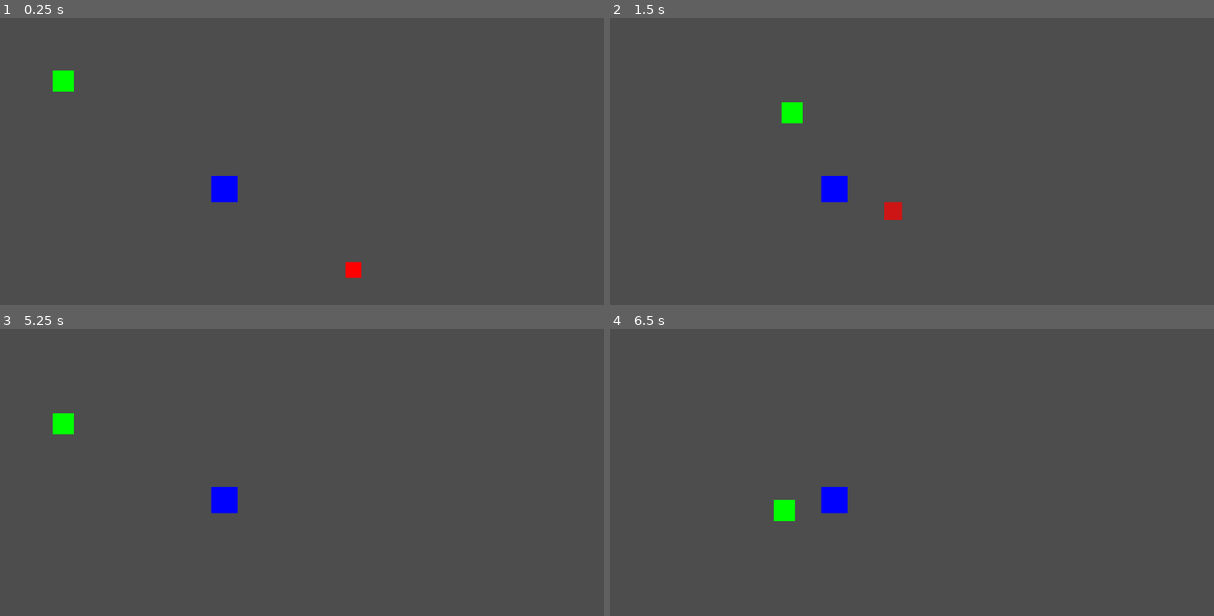
Above: before the commit, frames 1-4 (two rows, left to right).
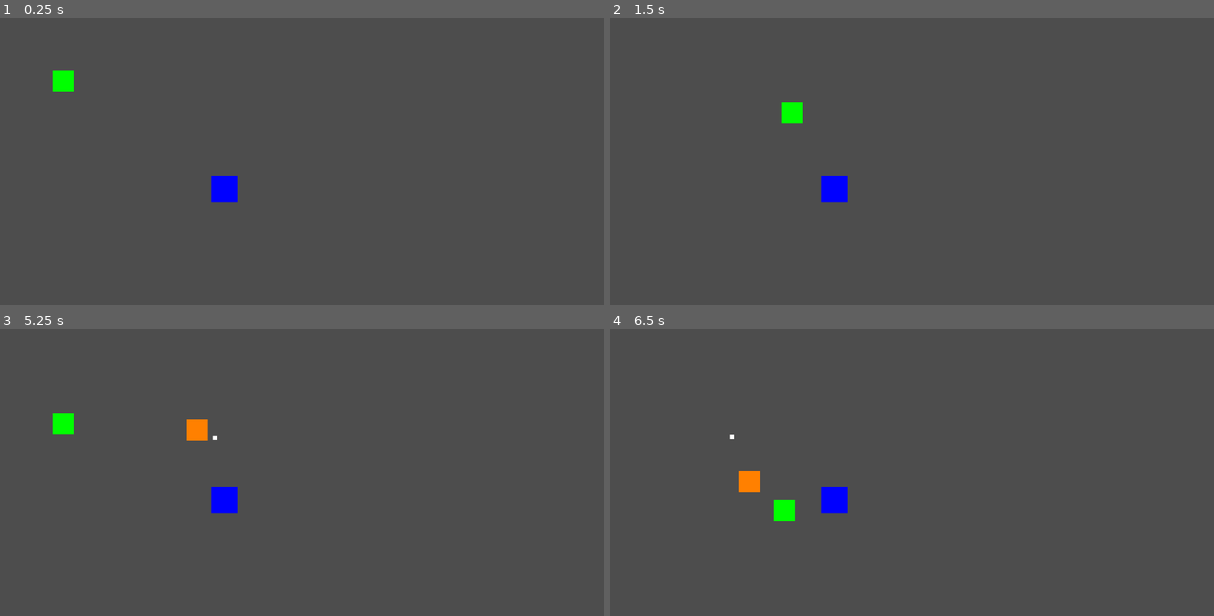
Above: after the commit, the same moments.

Repository: Sephon/testaiproject
Game: Godot game, scene res://Main.tscn
The game is run twice, just before and just after one commit, with the same random seed, the same clock (stepped at 60 frames per second) and the same inputs.
Inputs:
- Up to frame 1 (0.25 s): no input
- Up to frame 2 (1.5 s): hold Right (ui_right) 0.53-1.28 s; hold Down (ui_down) from 1.28 s (still down)
- Up to frame 3 (5.25 s): release Down (ui_down) at 2.03 s; hold Right (ui_right) 2.03-2.78 s; hold Up (ui_up) 2.78-3.53 s; hold Left (ui_left) 3.53-5.03 s; hold Down (ui_down) from 5.03 s (still down)
- Up to frame 4 (6.5 s): release Down (ui_down) at 5.78 s; hold Right (ui_right) from 5.78 s (still down)

The runs differ from the first frame. In frame 1, 0.2% of the frame differs, in the area x 57-60%, y 84-91%; in frame 2, 0.2%; in frame 3, 0.3%; in frame 4, 0.3%, in the area x 19-25%, y 36-57%.

Commit message:
Added spawning enemies from own scene

Diff:
--- a/testaiproject/Bullet.gd
+++ b/testaiproject/Bullet.gd
@@ -18,23 +18,36 @@
 	collision_shape.shape = shape
 	add_child(collision_shape)
 
+	# Set up collision properties
+	monitoring = true
+	monitorable = true
+	collision_layer = 1
+	collision_mask = 1
+
+	# Connect body_entered signal
+	body_entered.connect(_on_body_entered)
+
 	print("Bullet ready with collision shape")
 
 func _process(delta):
 	position += velocity * delta
 
 	# Check for collision with enemy using distance
-	var enemy = get_node_or_null("/root/Main/Enemy")
-	if enemy and not enemy.is_queued_for_deletion():
-		var distance = position.distance_to(enemy.position)
-		if distance < collision_radius + 15:  # 15 is approximate enemy radius
-			print("Bullet hit enemy! Distance: ", distance)
-			# Get the main scene to handle the explosion
-			var main = get_node("/root/Main")
-			if main:
-				main.start_explosion()
-			queue_free()  # Remove the bullet
+	for enemy in get_tree().get_nodes_in_group("enemies"):
+		if enemy and not enemy.is_queued_for_deletion():
+			var distance = position.distance_to(enemy.position)
+			if distance < collision_radius + 15:  # 15 is approximate enemy radius
+				print("Bullet hit enemy! Distance: ", distance)
+				enemy.start_explosion()  # Call the enemy's explosion function
+				queue_free()  # Remove the bullet
+				return
 
 	# Remove bullet if it goes off screen
 	if position.x < -100 or position.x > 1200 or position.y < -100 or position.y > 800:
 		queue_free()
+
+func _on_body_entered(body):
+	if body.is_in_group("enemies"):
+		print("Bullet hit enemy through signal!")
+		body.start_explosion()
+		queue_free()
--- /dev/null
+++ b/testaiproject/Enemy.gd
@@ -0,0 +1,46 @@
+extends Area2D
+
+var speed = 150
+var collision_radius = 15
+var exploding = false
+var explosion_time = 0.0
+var explosion_duration = 0.3
+
+func _ready():
+	body_entered.connect(_on_body_entered)
+
+	print("Enemy ready with collision shape")
+
+func _process(delta):
+	if not exploding:
+		# Get reference to player
+		var player = get_node_or_null("/root/Main/Player")
+		if player and not player.is_queued_for_deletion():
+			# Calculate direction to player
+			var direction = (player.position - position).normalized()
+			# Move towards player
+			position += direction * speed * delta
+	else:
+		# Handle explosion effect
+		explosion_time += delta
+		var progress = explosion_time / explosion_duration
+
+		# Scale up and fade out
+		scale = Vector2.ONE * (1.0 + progress * 0.5)  # Scale up to 1.5x
+		modulate.a = 1.0 - progress  # Fade out
+
+		if explosion_time >= explosion_duration:
+			print("Enemy destroyed after explosion")
+			queue_free()
+
+func _on_body_entered(body):
+	print("Enemy _on_body_entered called with: ", body.name)  # Debug print
+	if body is Area2D and not exploding:  # Check if it's a bullet
+		print("Enemy hit by bullet!")
+		start_explosion()
+		body.queue_free()  # Remove the bullet
+
+func start_explosion():
+	print("Enemy start_explosion called")  # Debug print
+	exploding = true
+	explosion_time = 0.0
--- /dev/null
+++ b/testaiproject/Enemy.tscn
@@ -0,0 +1,19 @@
+[gd_scene load_steps=3 format=3 uid="uid://cvx44p0stk4bi"]
+
+[ext_resource type="Script" path="res://Enemy.gd" id="1_ft3p3"]
+
+[sub_resource type="RectangleShape2D" id="RectangleShape2D_gc20d"]
+size = Vector2(40, 40)
+
+[node name="Area2D" type="Area2D"]
+script = ExtResource("1_ft3p3")
+
+[node name="CollisionShape2D" type="CollisionShape2D" parent="."]
+shape = SubResource("RectangleShape2D_gc20d")
+
+[node name="ColorRect" type="ColorRect" parent="."]
+offset_left = -20.0
+offset_top = -20.0
+offset_right = 20.0
+offset_bottom = 20.0
+color = Color(1, 0.501961, 0, 1)
--- a/testaiproject/Main.gd
+++ b/testaiproject/Main.gd
@@ -1,20 +1,20 @@
 extends Node2D
 
 var player_speed = 300
-var enemy_speed = 150
 var tower_range = 200
 var bullet_speed = 400
 var bullet_scene = preload("res://Bullet.tscn")
+var enemy_scene = preload("res://Enemy.tscn")
+
+# Spawn variables
+var spawn_timer = 0.0
+var spawn_interval = 5.0  # Spawn every 5 seconds
+var min_spawn_distance = 100  # Minimum distance from player/tower
+var screen_margin = 50  # Keep enemies away from screen edges
 
 # Turret cooldown variables
 var last_shot_time = 0.0
 var shot_cooldown = 0.5  # Time between shots in seconds
-
-# Enemy variables
-var enemy_exploding = false
-var enemy_explosion_time = 0.0
-var enemy_explosion_duration = 0.3  # Duration of explosion effect in seconds
-var enemy_destroyed = false  # New variable to track if enemy is destroyed
 
 # Player variables
 var player_dead = false
@@ -27,22 +27,6 @@
 	# Initialize game objects
 	$Player.position = Vector2(100, 100)
 	$Tower.position = Vector2(400, 300)
-	$Enemy.position = Vector2(700, 500)
-
-	# Print collision setup information
-	print("Player setup:")
-	print("- Is Area2D: ", $Player is Area2D)
-	print("- Monitoring: ", $Player.monitoring)
-	print("- Monitorable: ", $Player.monitorable)
-	print("- Collision Layer: ", $Player.collision_layer)
-	print("- Collision Mask: ", $Player.collision_mask)
-
-	print("\nEnemy setup:")
-	print("- Is Area2D: ", $Enemy is Area2D)
-	print("- Monitoring: ", $Enemy.monitoring)
-	print("- Monitorable: ", $Enemy.monitorable)
-	print("- Collision Layer: ", $Enemy.collision_layer)
-	print("- Collision Mask: ", $Enemy.collision_mask)
 
 	# Connect the player's body_entered signal
 	if $Player is Area2D:
@@ -55,6 +39,13 @@
 
 # Called every frame. 'delta' is the elapsed time since the previous frame.
 func _process(delta: float) -> void:
+	# Handle enemy spawning
+	if not player_dead:
+		spawn_timer += delta
+		if spawn_timer >= spawn_interval:
+			spawn_timer = 0
+			spawn_enemy()
+
 	if not player_dead:
 		# Player movement
 		var input_dir = Vector2.ZERO
@@ -72,13 +63,13 @@
 			if is_instance_valid($Player):
 				$Player.position += input_dir * player_speed * delta
 
-		# Check if player and enemy are touching
-		if is_instance_valid($Player) and is_instance_valid($Enemy):
-			var distance = $Player.position.distance_to($Enemy.position)
-			if distance < 30:  # If they're close enough to be touching
-				print("Objects are touching! Distance: ", distance)
-				# Try to trigger collision manually
-				_on_player_body_entered($Enemy)
+		# Check for enemies touching player
+		for enemy in get_tree().get_nodes_in_group("enemies"):
+			if is_instance_valid(enemy) and is_instance_valid($Player):
+				var distance = $Player.position.distance_to(enemy.position)
+				if distance < 30:  # If they're close enough to be touching
+					print("Player touching enemy! Distance: ", distance)
+					_on_player_body_entered(enemy)
 	elif not player_destroyed:
 		# Handle player explosion effect
 		player_explosion_time += delta
@@ -96,75 +87,73 @@
 				$Player.queue_free()
 			player_destroyed = true
 
-	# Enemy movement and explosion effect
-	if not enemy_exploding and is_instance_valid($Enemy):
-		# Normal enemy movement
-		if is_instance_valid($Player):
-			var direction = ($Player.position - $Enemy.position).normalized()
-			$Enemy.position += direction * enemy_speed * delta
-	elif not enemy_destroyed:
-		# Handle explosion effect
-		enemy_explosion_time += delta
-		var progress = enemy_explosion_time / enemy_explosion_duration
-		print("Explosion progress: ", progress)
+	# Tower shooting with cooldown
+	var current_time = Time.get_ticks_msec() / 1000.0  # Convert to seconds
+	if (current_time - last_shot_time) >= shot_cooldown:
+		# Find closest enemy in range
+		var closest_enemy = null
+		var closest_distance = tower_range
 
-		# Scale up and fade out
-		if is_instance_valid($Enemy):
-			$Enemy.scale = Vector2.ONE * (1.0 + progress * 0.5)  # Scale up to 1.5x
-			$Enemy.modulate.a = 1.0 - progress  # Fade out
+		for enemy in get_tree().get_nodes_in_group("enemies"):
+			if is_instance_valid(enemy):
+				var distance = $Tower.position.distance_to(enemy.position)
+				if distance < closest_distance:
+					closest_enemy = enemy
+					closest_distance = distance
 
-		if enemy_explosion_time >= enemy_explosion_duration:
-			print("Enemy destroyed after explosion")
-			if is_instance_valid($Enemy):
-				$Enemy.queue_free()
-			enemy_destroyed = true
-
-	# Tower shooting with cooldown
-	if is_instance_valid($Enemy) and is_instance_valid($Tower):
-		var distance_to_enemy = $Tower.position.distance_to($Enemy.position)
-		var current_time = Time.get_ticks_msec() / 1000.0  # Convert to seconds
-
-		if distance_to_enemy < tower_range and (current_time - last_shot_time) >= shot_cooldown:
-			shoot_at_enemy()
+		if closest_enemy:
+			shoot_at_enemy(closest_enemy)
 			last_shot_time = current_time
 
-func shoot_at_enemy():
-	if not is_instance_valid($Enemy) or not is_instance_valid($Player) or not is_instance_valid($Tower):
+func get_valid_spawn_position() -> Vector2:
+	var viewport_size = get_viewport_rect().size
+	var max_attempts = 10
+	var position = Vector2.ZERO
+
+	for i in range(max_attempts):
+		# Generate random position within screen bounds (with margin)
+		position = Vector2(
+			randf_range(screen_margin, viewport_size.x - screen_margin),
+			randf_range(screen_margin, viewport_size.y - screen_margin)
+		)
+
+		# Check distance from player and tower
+		var valid_position = true
+		if is_instance_valid($Player):
+			if position.distance_to($Player.position) < min_spawn_distance:
+				valid_position = false
+		if is_instance_valid($Tower):
+			if position.distance_to($Tower.position) < min_spawn_distance:
+				valid_position = false
+
+		if valid_position:
+			return position
+
+	# If no valid position found, return a default position far from center
+	return Vector2(viewport_size.x - screen_margin, viewport_size.y - screen_margin)
+
+func spawn_enemy():
+	var new_enemy = enemy_scene.instantiate()
+	add_child(new_enemy)
+	new_enemy.position = get_valid_spawn_position()
+	new_enemy.add_to_group("enemies")  # Add to enemies group for easy access
+	print("Spawned new enemy at position: ", new_enemy.position)
+
+func shoot_at_enemy(target_enemy):
+	if not is_instance_valid(target_enemy) or not is_instance_valid($Tower):
 		return
 
 	var bullet = bullet_scene.instantiate()
 	add_child(bullet)
 	bullet.position = $Tower.position
 
-	# Calculate enemy's current velocity
-	var enemy_velocity = ($Player.position - $Enemy.position).normalized() * enemy_speed
-
-	# Calculate time to reach enemy (approximate)
-	var distance_to_enemy = $Tower.position.distance_to($Enemy.position)
-	var time_to_reach = distance_to_enemy / bullet_speed
-
-	# Predict enemy's future position
-	var predicted_position = $Enemy.position + enemy_velocity * time_to_reach
-
-	# Calculate direction to predicted position
-	var direction = (predicted_position - $Tower.position).normalized()
+	# Calculate direction to enemy
+	var direction = (target_enemy.position - $Tower.position).normalized()
 	bullet.velocity = direction * bullet_speed
 
 func _on_player_body_entered(body):
 	print("Player hit by: ", body.name)
-	if body.name == "Enemy":
+	if body.is_in_group("enemies"):
 		print("Player hit by enemy!")
 		player_dead = true
 		player_explosion_time = 0.0
-
-func _on_enemy_body_entered(body):
-	print("Enemy hit by: ", body.name)
-	if body is Area2D:  # Check if it's a bullet
-		print("Hit by bullet!")
-		start_explosion()
-		body.queue_free()  # Remove the bullet
-
-func start_explosion():
-	print("Starting explosion effect on enemy")
-	enemy_exploding = true
-	enemy_explosion_time = 0.0
--- a/testaiproject/Main.tscn
+++ b/testaiproject/Main.tscn
@@ -1,9 +1,6 @@
-[gd_scene load_steps=4 format=3 uid="uid://coiypxkeqrkof"]
+[gd_scene load_steps=3 format=3 uid="uid://coiypxkeqrkof"]
 
 [ext_resource type="Script" path="res://Main.gd" id="1_gnnvp"]
-
-[sub_resource type="CircleShape2D" id="CircleShape2D_l74l2"]
-radius = 15.0
 
 [sub_resource type="RectangleShape2D" id="RectangleShape2D_sblpp"]
 size = Vector2(40, 40)
@@ -18,18 +15,6 @@
 offset_bottom = 350.0
 color = Color(0, 0, 1, 1)
 
-[node name="Enemy" type="Area2D" parent="."]
-
-[node name="ColorRect" type="ColorRect" parent="Enemy"]
-offset_left = -15.0
-offset_top = -15.0
-offset_right = 15.0
-offset_bottom = 15.0
-color = Color(1, 0, 0, 1)
-
-[node name="CollisionShape2D" type="CollisionShape2D" parent="Enemy"]
-shape = SubResource("CircleShape2D_l74l2")
-
 [node name="Player" type="Area2D" parent="."]
 
 [node name="ColorRect" type="ColorRect" parent="Player"]
